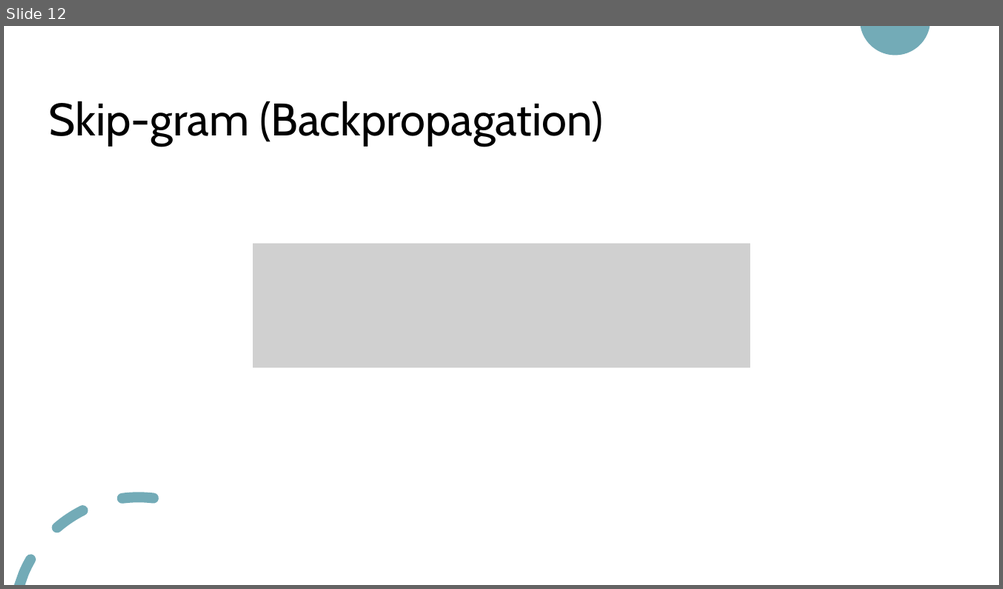
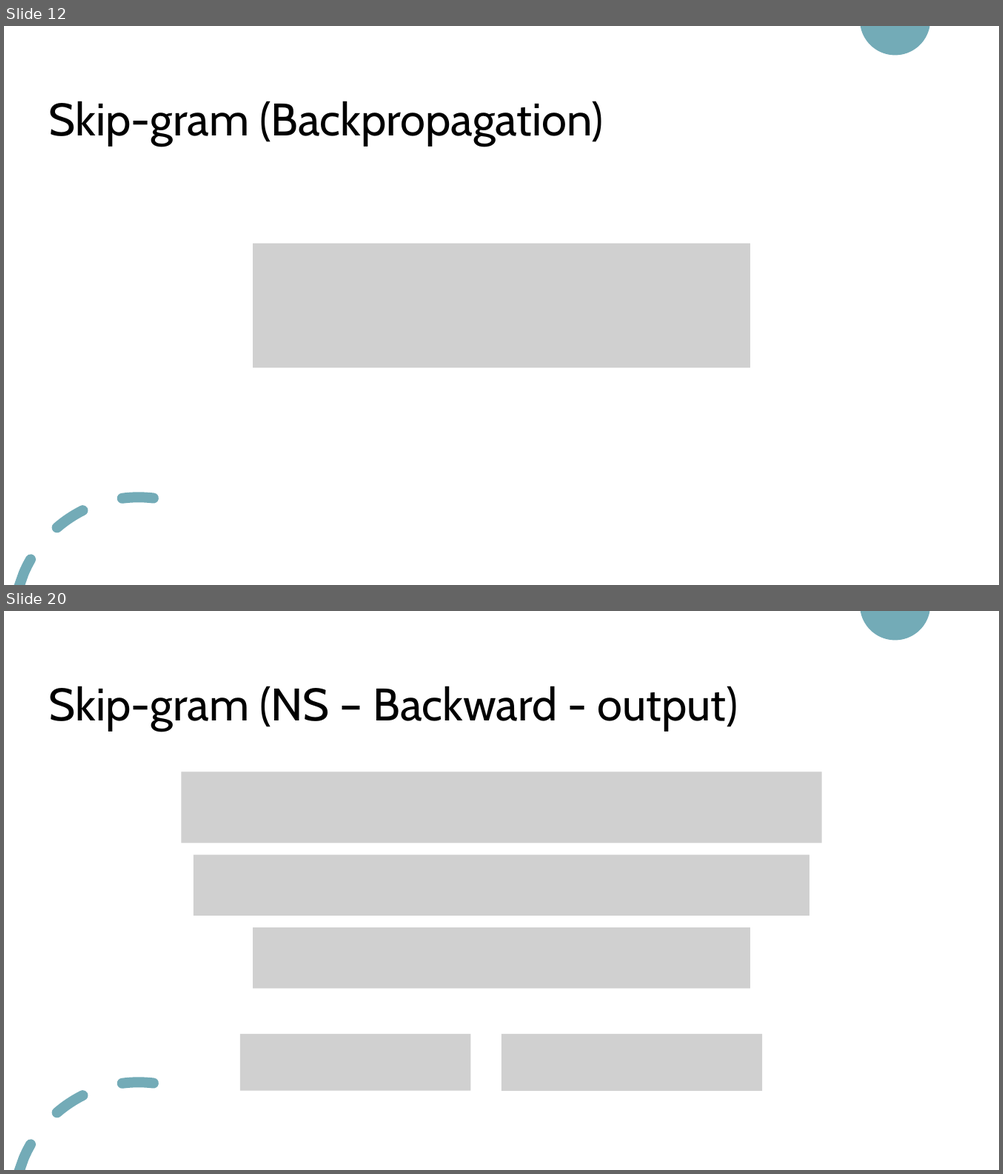
Before and after one commit to nguyenduyhanlam/NLP_Mid, a slide deck: Word representation.pptx. Shown one above the other, each under a label of ours: slide 12 before the commit, slides 12 and 20 after it; the slides between them are not shown. The pictures are 1003x589 and 1003x1174 pixels, drawn with LibreOffice and Linux fonts; fonts in the diff are those of the drawing; grey boxes stand for pictures. Boxes give left, top, right and bottom in pixels: in the first picture for what was removed or moved away, otherwise in the second. Text is boxed around its words. In the diff, an @@ line names an element or a change of style, - is before the commit and + after.

```diff
--- a/Word representation.pptx
+++ b/Word representation.pptx
@@ slide 20 added at (x1=4, y1=611, x2=999, y2=1170), background #FFFFFF; not listed: 2 template elements that a slide beside it also shows @@
@@ title added at (x1=49, y1=686, x2=737, y2=731), 44 pt, text #000000 @@
+Skip-gram (NS – Backward - output)
@@ picture added at (x1=181, y1=772, x2=821, y2=843) @@
@@ picture added at (x1=193, y1=855, x2=809, y2=916) @@
@@ picture added at (x1=253, y1=927, x2=750, y2=988) @@
@@ picture added at (x1=240, y1=1034, x2=470, y2=1091) @@
@@ picture added at (x1=502, y1=1034, x2=762, y2=1091) @@
```
Also in this commit, not shown: 1 slide changed, 27 other slides added.
